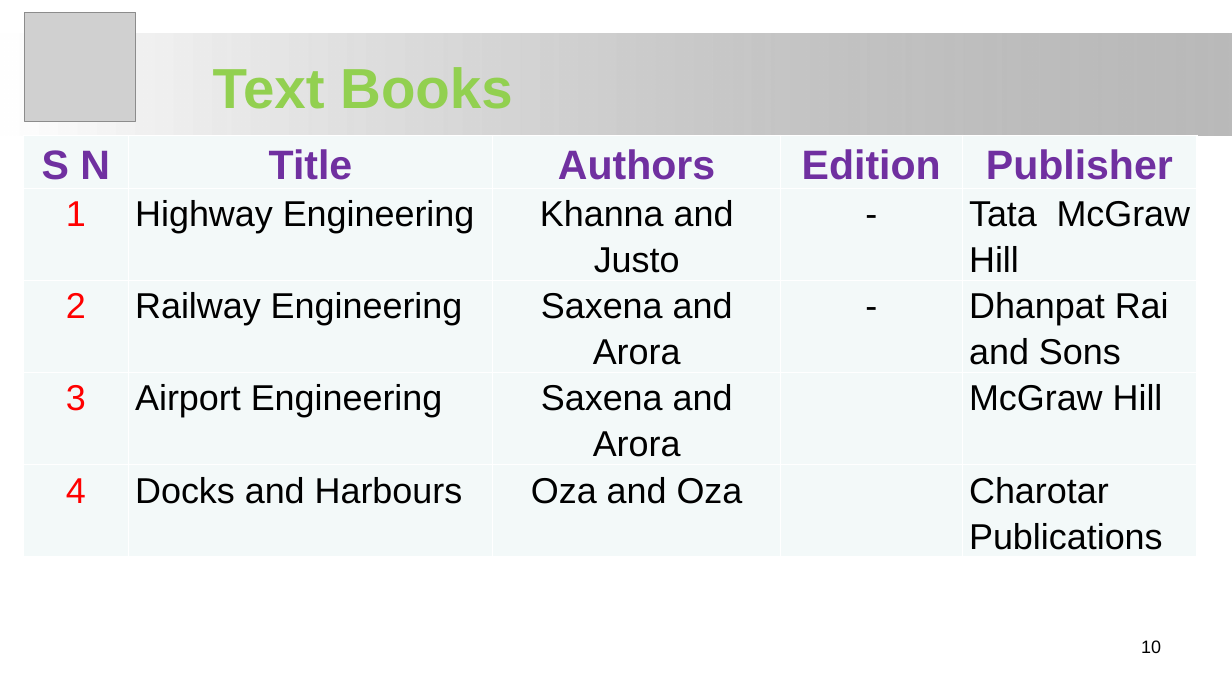
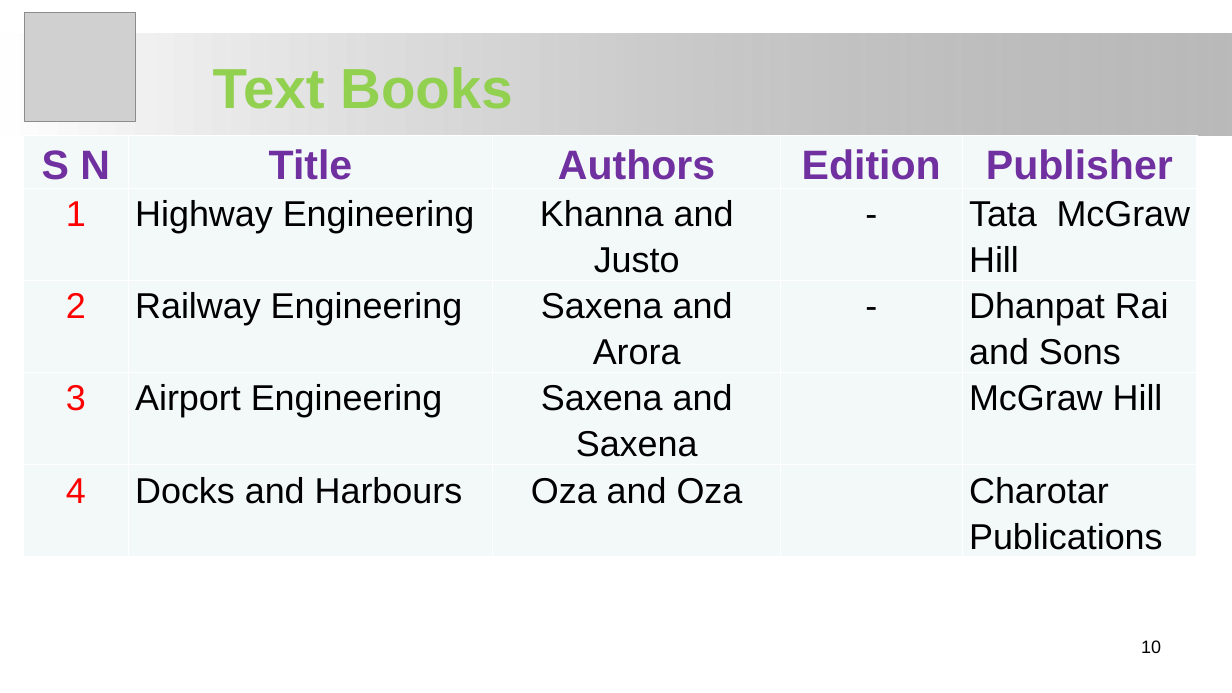
Before and after one commit to saharshwadekar/College-Work, a slide deck: slide 10 of VII SEMESTER/Transportation System/OE-III TS Syllabus.pptx. Drawn at 1232x693 pixels with LibreOffice and Linux fonts; fonts in the diff are those of the drawing; grey boxes stand for pictures; background and template pictures are left out. Boxes give left, top, right and bottom in pixels: in the first picture for what was removed or moved away, otherwise in the second. Text is boxed around its words. In the diff, an @@ line names an element or a change of style, - is before the commit and + after.

```diff
--- a/VII SEMESTER/Transportation System/OE-III TS Syllabus.pptx
+++ b/VII SEMESTER/Transportation System/OE-III TS Syllabus.pptx
@@ table at (23, 135, 1197, 576) @@
-row 4, column 3: Saxena and Arora
+row 4, column 3: Saxena and Saxena
```
Also in this commit, not shown: 1 other slide changed, 53 other files.
